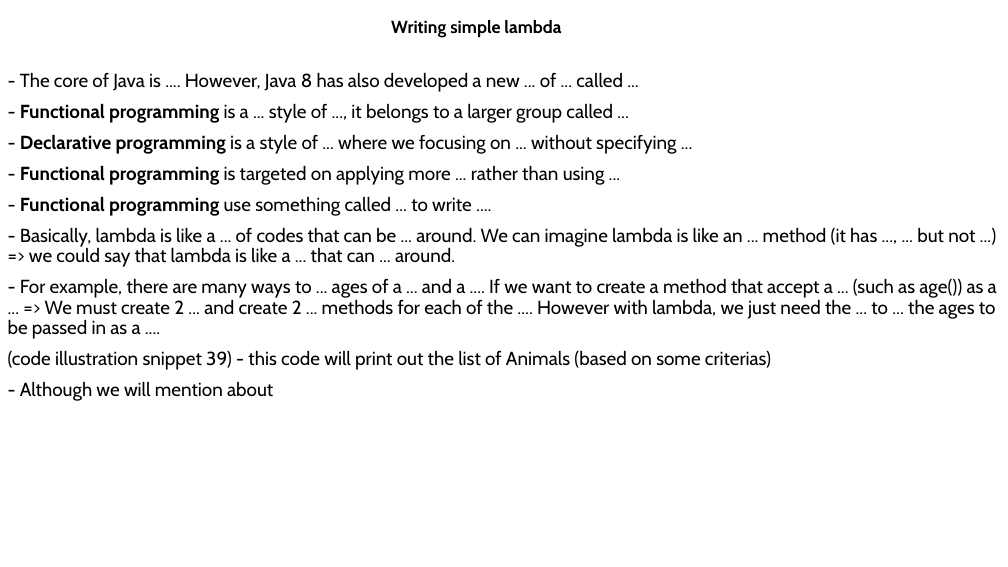
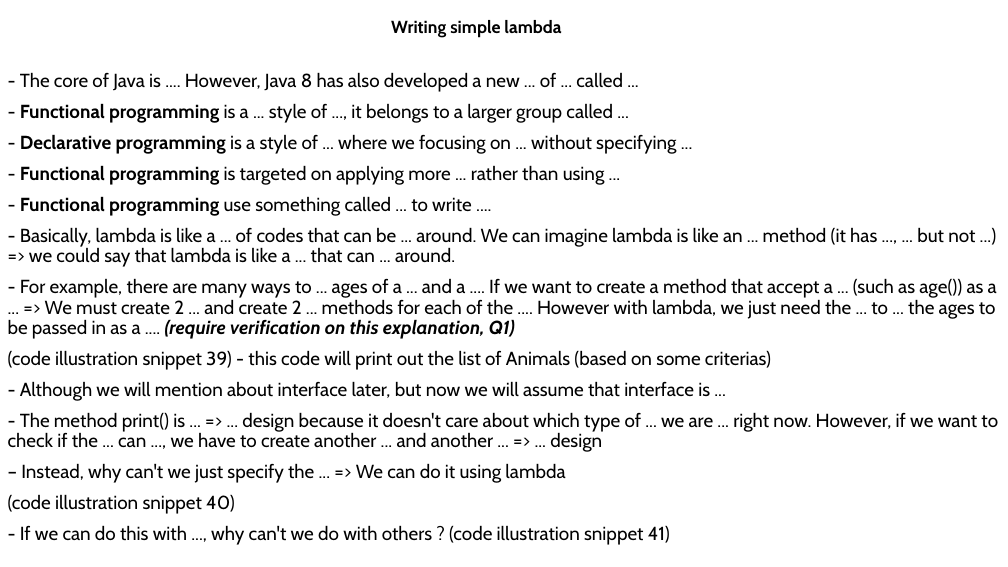
Before and after one commit to MaiDinhVinh/CS-Java, a slide deck: slide 18 of self-study resources/J8SE1/Chapter 4 - Methods and Encapsulation.pptx. Drawn at 1008x567 pixels with LibreOffice and Linux fonts; fonts in the diff are those of the drawing. Boxes give left, top, right and bottom in pixels: in the first picture for what was removed or moved away, otherwise in the second. Text is boxed around its words. In the diff, an @@ line names an element or a change of style, - is before the commit and + after.

```diff
--- a/self-study resources/J8SE1/Chapter 4 - Methods and Encapsulation.pptx
+++ b/self-study resources/J8SE1/Chapter 4 - Methods and Encapsulation.pptx
@@ text at <box>8,278,997,339</box>: text changed @@
-- For example, there are many ways to ... ages of a ... and a .... If we want to create a method that accept a ... (such as age()) as a ... => We must create 2 ... and create 2 ... methods for each of the .... However with lambda, we just need the ... to ... the ages to be passed in as a ....
+- For example, there are many ways to ... ages of a ... and a .... If we want to create a method that accept a ... (such as age()) as a ... => We must create 2 ... and create 2 ... methods for each of the .... However with lambda, we just need the ... to ... the ages to be passed in as a .... (require verification on this explanation, Q1)
@@ text at <box>8,381,998,545</box>: text changed @@
-- Although we will mention about
+- Although we will mention about interface later, but now we will assume that interface is ...
+- The method print() is ... => ... design because it doesn't care about which type of ... we are ... right now. However, if we want to check if the ... can ..., we have to create another ... and another ... => ... design
+– Instead, why can't we just specify the ... => We can do it using lambda
+(code illustration snippet 40)
+- If we can do this with ..., why can't we do with others ? (code illustration snippet 41)
```
Also in this commit, not shown: 10 slides added.
